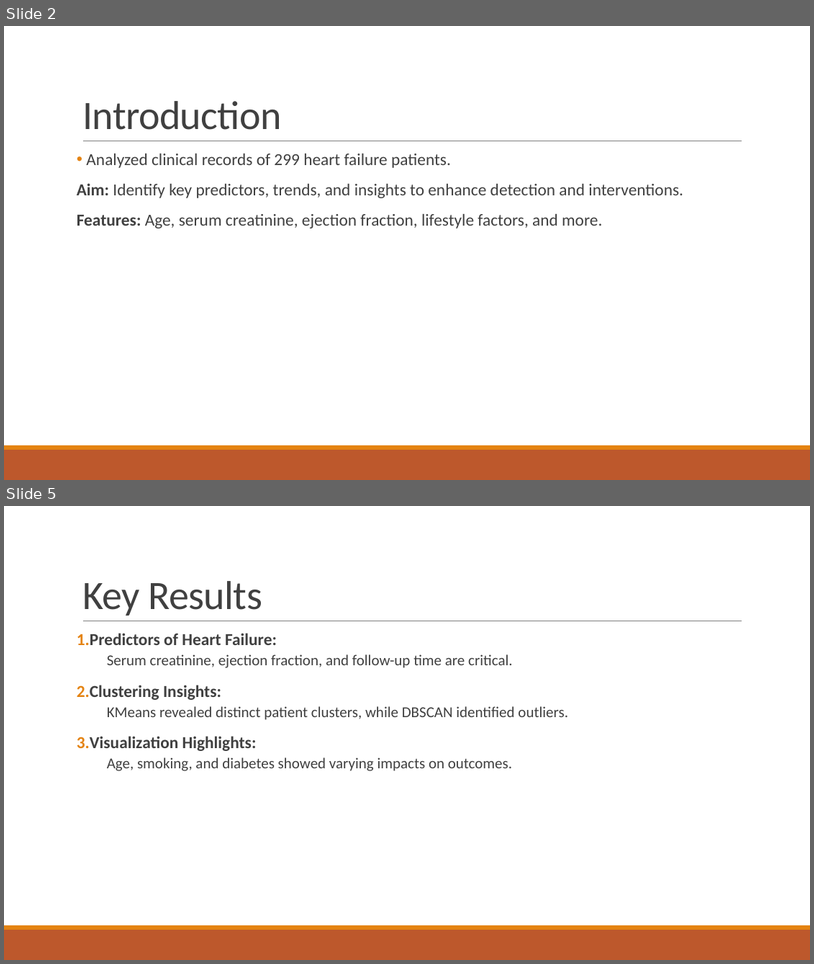
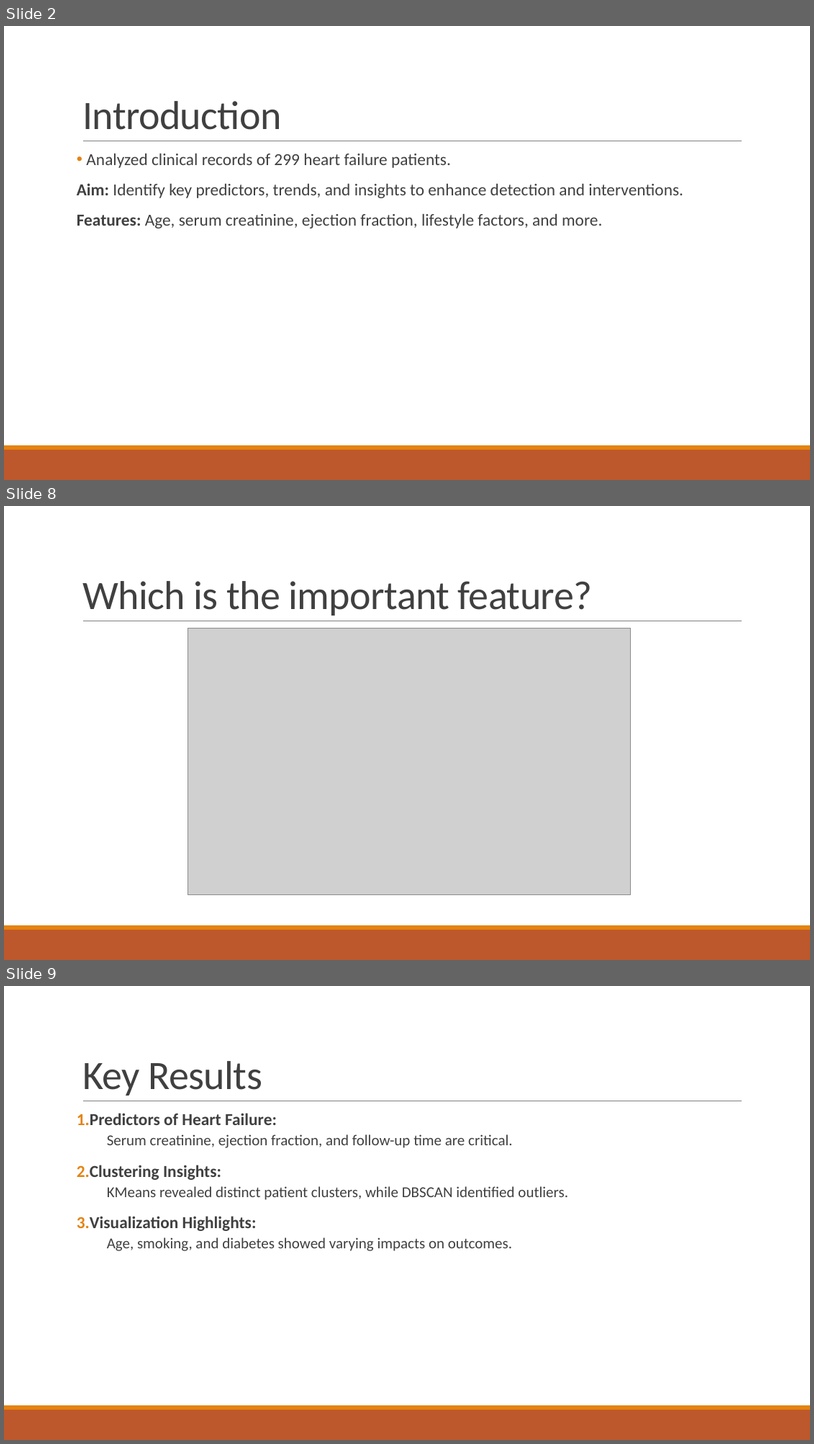
Before and after one commit to ahf-z/Heart-Failure-Analysis-and-Predictive-Modeling, a slide deck: presentation/DS project - Group 10.pptx. Shown one above the other, each under a label of ours: slides 2 and 5 before the commit, slides 2, 8 and 9 after it; the slides between them are not shown. The pictures are 814x964 and 814x1444 pixels, drawn with LibreOffice and Linux fonts; fonts in the diff are those of the drawing; grey boxes stand for pictures. Boxes give left, top, right and bottom in pixels: in the first picture for what was removed or moved away, otherwise in the second. Text is boxed around its words. In the diff, an @@ line names an element or a change of style, - is before the commit and + after.

```diff
--- a/presentation/DS project - Group 10.pptx
+++ b/presentation/DS project - Group 10.pptx
@@ slide 8 added at box(4, 506, 810, 960), background #FFFFFF; not listed: 3 template elements that a slide beside it also shows @@
@@ title added at box(82, 581, 592, 615), 48 pt, text #404040 @@
+Which is the important feature?
@@ picture added at box(188, 628, 630, 894) @@
@@ what was slide 5 is now slide 9 @@
```
Also in this commit, not shown: 3 slides changed, 3 other slides added, 1 other file.
